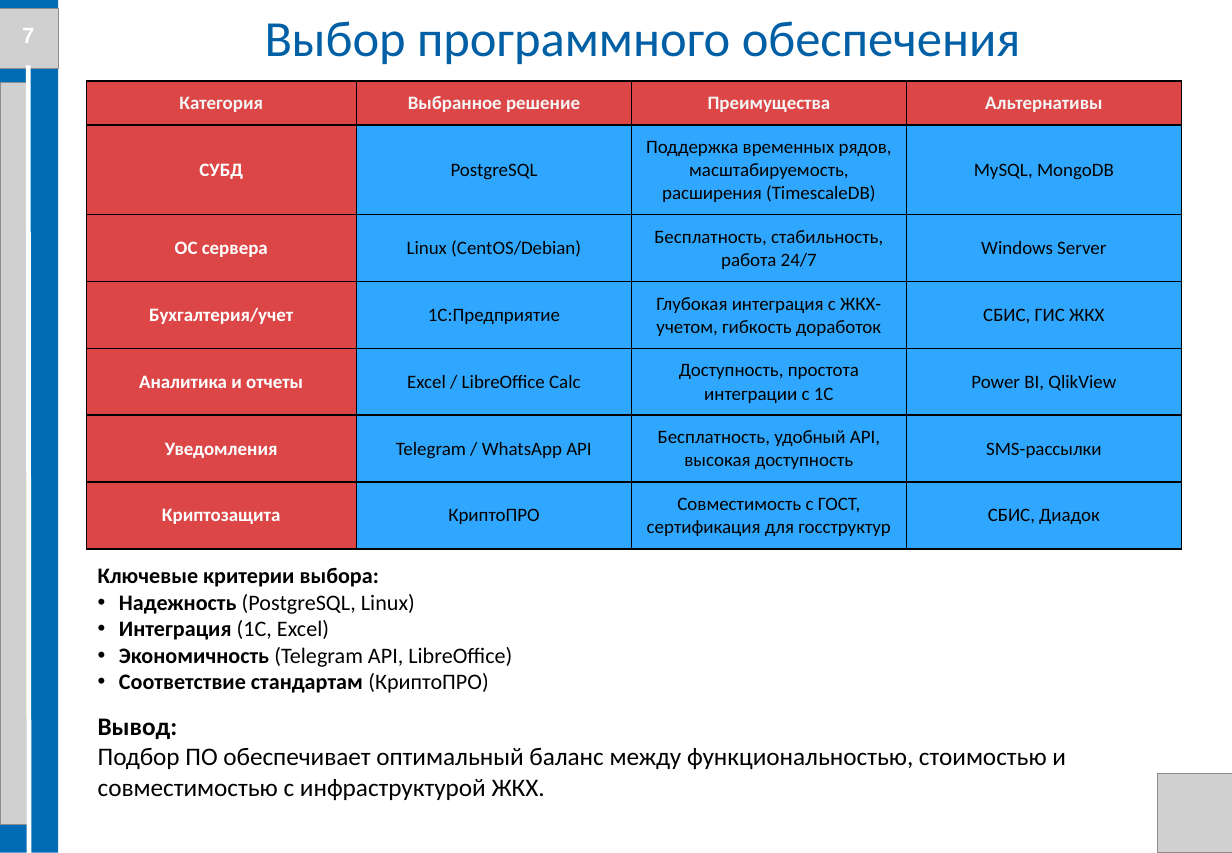
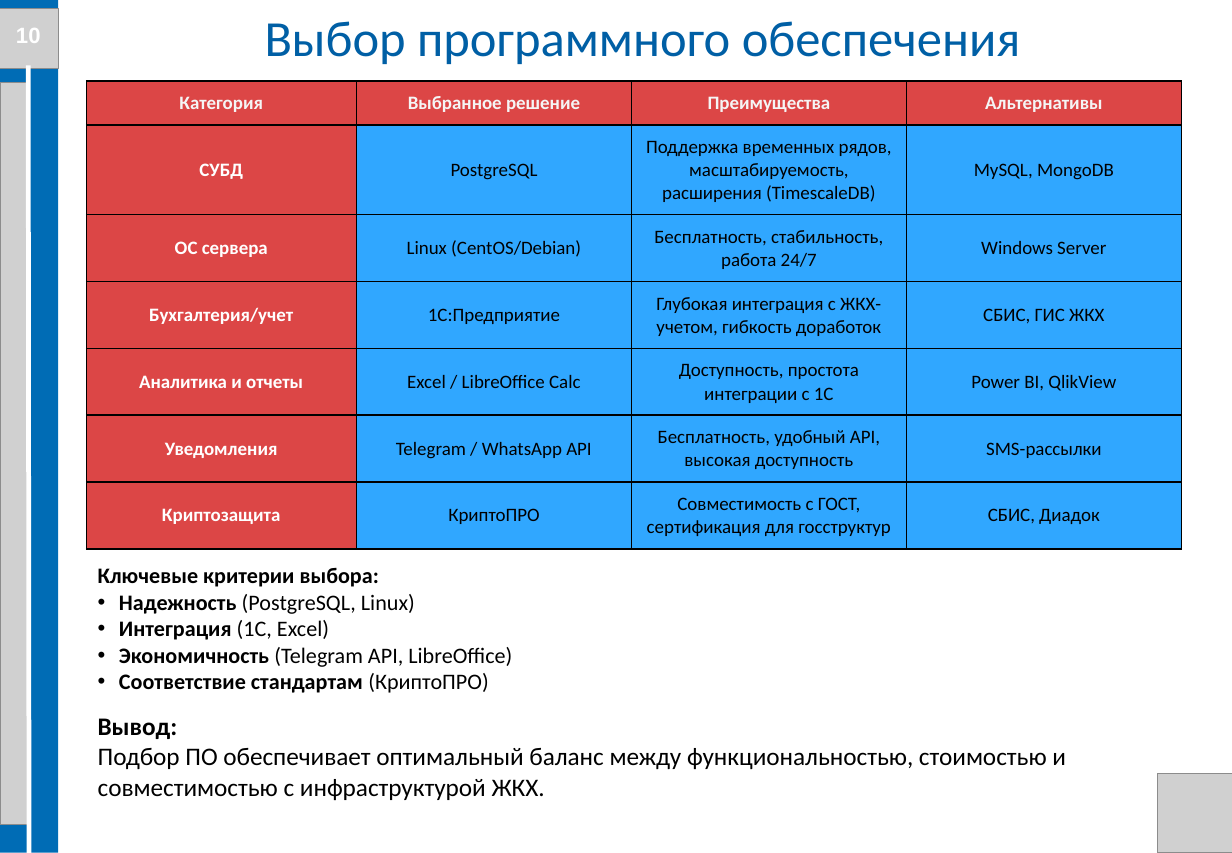
Before and after one commit to Evgenij1234/Diplom-work, a slide deck: slide 10 of Стасик/Презентация диплома Костюк С. В. БПЦ 21-01.pptx. Drawn at 1232x853 pixels with LibreOffice and Linux fonts; fonts in the diff are those of the drawing; grey boxes stand for pictures; background and template pictures are left out. Boxes give left, top, right and bottom in pixels: in the first picture for what was removed or moved away, otherwise in the second. Text is boxed around its words. In the diff, an @@ line names an element or a change of style, - is before the commit and + after.

```diff
--- a/Стасик/Презентация диплома Костюк С. В. БПЦ 21-01.pptx
+++ b/Стасик/Презентация диплома Костюк С. В. БПЦ 21-01.pptx
@@ text at bbox=[16, 28, 41, 43]: text changed @@
-7
+10
```
Also in this commit, not shown: 11 other slides changed, 1 other file.
